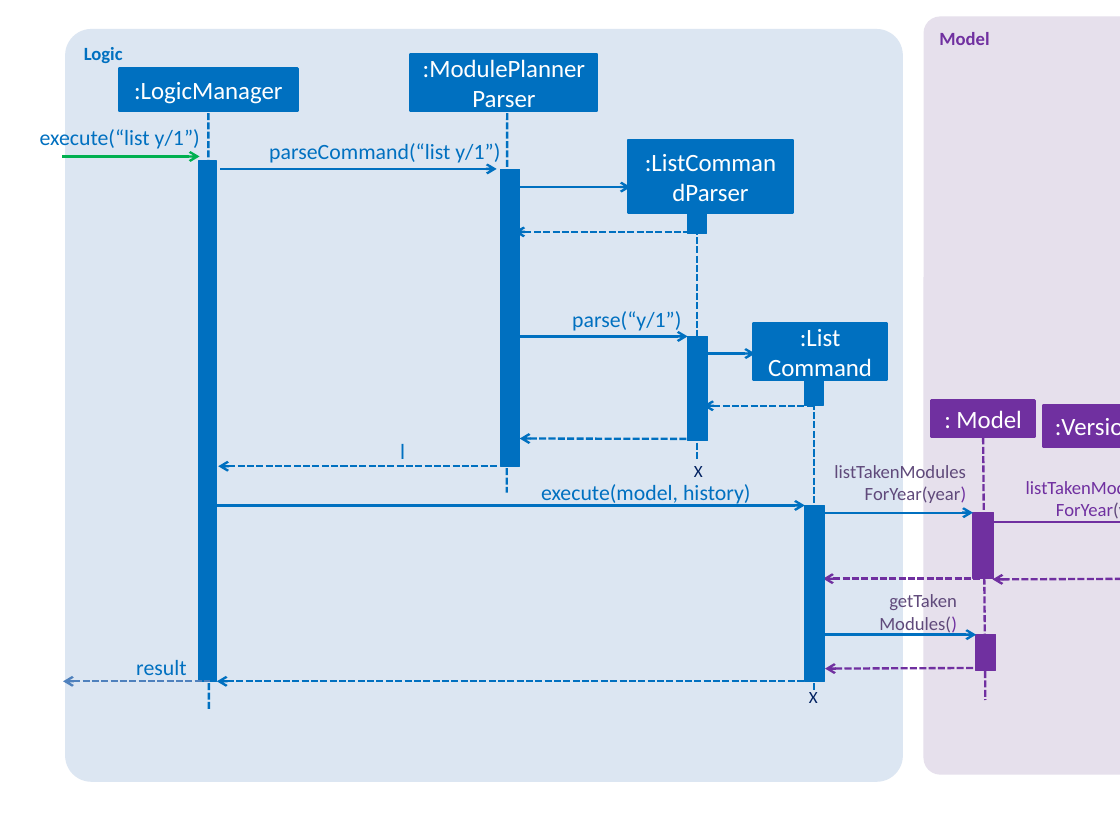
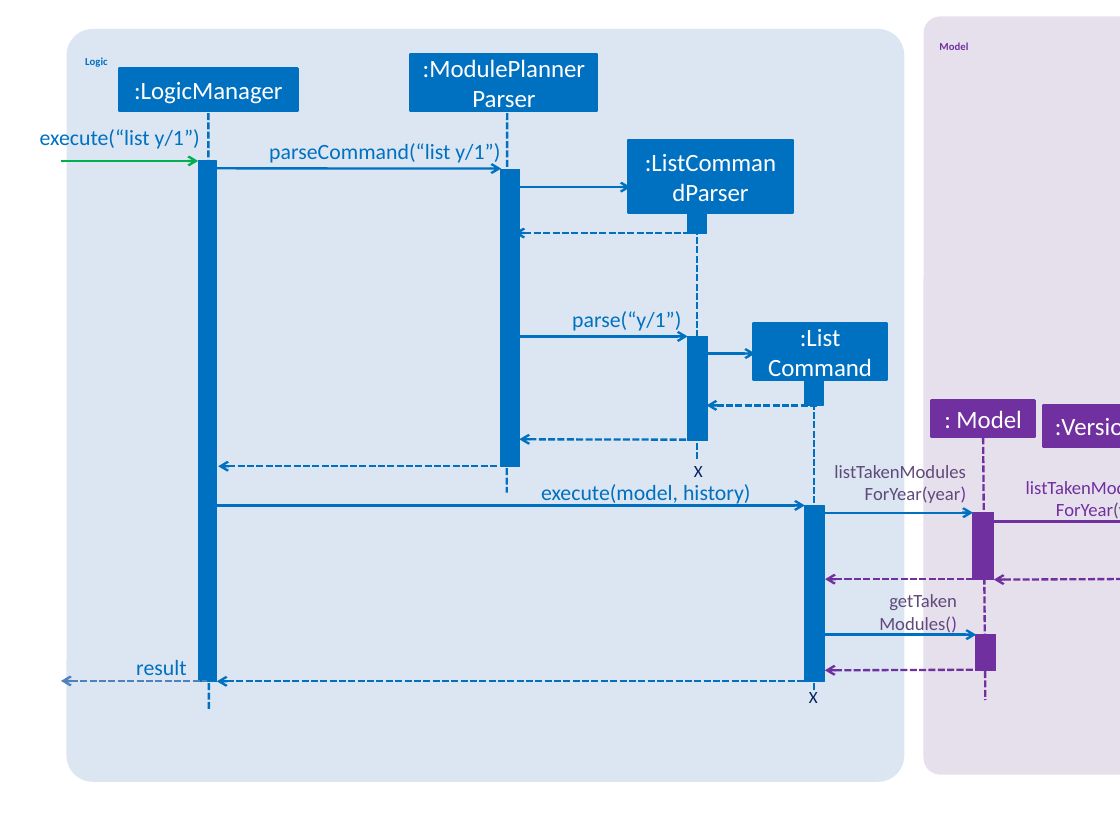
Before and after one commit to CS2103-AY1819S1-T16-4/main, a slide deck: slide 1 of docs/diagrams/ListSequenceDiagram_1.pptx. Drawn at 1120x840 pixels with LibreOffice and Linux fonts; fonts in the diff are those of the drawing. Boxes give left, top, right and bottom in pixels: in the first picture for what was removed or moved away, otherwise in the second. Text is boxed around its words. In the diff, an @@ line names an element or a change of style, - is before the commit and + after.

```diff
--- a/docs/diagrams/ListSequenceDiagram_1.pptx
+++ b/docs/diagrams/ListSequenceDiagram_1.pptx
@@ rounded rectangle "Logic" at <box>66,29,904,782</box>: now subscript @@
@@ rounded rectangle "Model" at <box>924,17,1120,775</box>: now subscript @@
@@ arrow moved from (63, 157) - (199, 157) to (60, 161) - (198, 161) @@
@@ arrow moved from (221, 169) - (496, 169) to (212, 168) - (502, 169) @@
@@ arrow moved from (703, 405) - (814, 405) to (707, 405) - (818, 405) @@
@@ text removed at <box>400,444,405,459</box> @@
-l
@@ arrow moved from (823, 579) - (983, 579) to (825, 579) - (980, 579) @@
```
Also in this commit, not shown: 9 other files.
